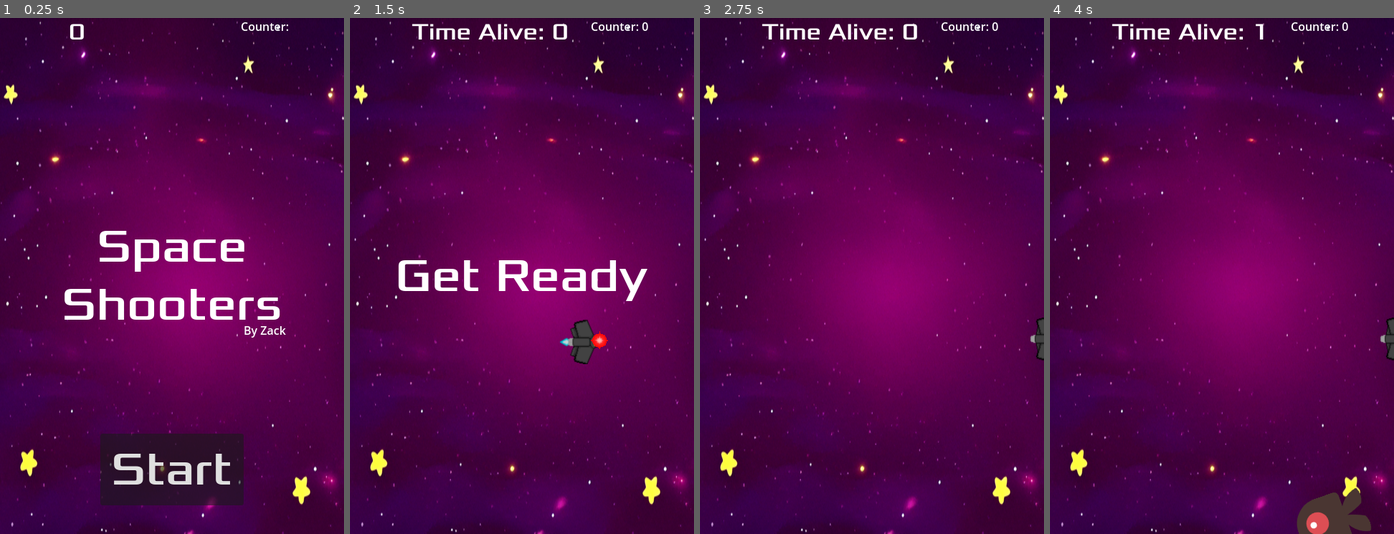
Above: before the commit, frames 1-4 (left to right).
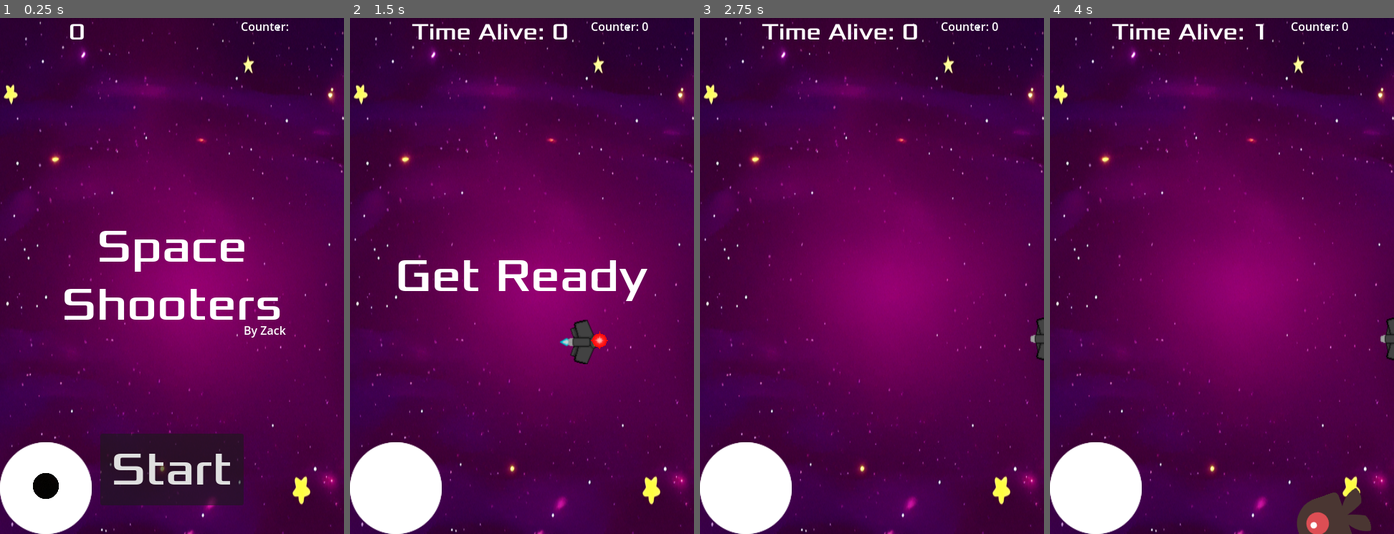
Above: after the commit, the same moments.

Repository: zack337/Capstone-Proj
Game: Godot game, scene res://Main.tscn
Two runs of this game, one before a commit and one after it. Both use one fixed random seed, a clock stepped at 60 frames per second and the inputs below.
Inputs (mouse positions are in pixels of both pictures, inside the frame that each line leads up to):
- Up to frame 1 (0.25 s): no input
- Up to frame 2 (1.5 s): click "Start" at 0.5 s; tap Enter at 1.25 s; move the mouse to (597, 250) at 1.27 s; hold Right (move_right) from 1.28 s (still down); tap Space (throw) at 1.35 s; click (597, 250) at 1.42 s
- Up to frame 3 (2.75 s): release Right (move_right) at 2 s; drag from (803, 301) to (854, 379) at 2.02 s
- Up to frame 4 (4 s): move the mouse to (1256, 162) at 2.77 s; hold Right (move_right) 2.78-3.5 s; tap Space (throw) at 2.85 s; drag from (1204, 379) to (1118, 198) at 3.52 s

The runs differ from the first frame. In frame 1, 3.8% of the frame differs, in the area x 0-27%, y 82-100%; in frame 2, 3.8%; in frame 3, 3.8%; in frame 4, 3.8%.

Commit message:
Made mobil touchscreen button and how it works

Diff:
--- a/capstone4/canvas_layer.tscn
+++ /dev/null
@@ -1,5 +0,0 @@
-[gd_scene format=3 uid="uid://ctk4udn63unxx"]
-
-[node name="CanvasLayer" type="CanvasLayer"]
-
-[node name="TouchScreenButton" type="TouchScreenButton" parent="."]
--- a/capstone4/player.gd
+++ b/capstone4/player.gd
@@ -50,3 +50,7 @@
 	elif velocity.y != 0:
 		$AnimatedSprite2D.animation = "up"
 		$AnimatedSprite2D.flip_v = velocity.y > 0
+
+
+func _on_canvas_layer_use_move_vector(move_vector):
+	_process(move_vector)
--- a/capstone4/player.tscn
+++ b/capstone4/player.tscn
@@ -1,10 +1,11 @@
-[gd_scene load_steps=8 format=3 uid="uid://culm70dh17su1"]
+[gd_scene load_steps=9 format=3 uid="uid://culm70dh17su1"]
 
 [ext_resource type="Script" path="res://player.gd" id="1_2gm7g"]
 [ext_resource type="Texture2D" uid="uid://b4y5w0xrhd71n" path="res://art/SpaceShip1.png" id="2_2sf8p"]
 [ext_resource type="Texture2D" uid="uid://dloi4k4scu42a" path="res://art/SpaceShip_L1.png" id="2_16ok8"]
 [ext_resource type="Texture2D" uid="uid://bm3u7db7u3hlo" path="res://art/SpaceShip2.png" id="3_mr7ja"]
 [ext_resource type="Texture2D" uid="uid://77suamhds508" path="res://art/SpaceShip_L3.png" id="3_ofqs7"]
+[ext_resource type="PackedScene" uid="uid://ctk4udn63unxx" path="res://touch_screen.tscn" id="6_u2l87"]
 
 [sub_resource type="SpriteFrames" id="SpriteFrames_pw85a"]
 animations = [{
@@ -52,4 +53,7 @@
 
 [node name="Marker2D" type="Marker2D" parent="."]
 
+[node name="CanvasLayer" parent="." instance=ExtResource("6_u2l87")]
+
 [connection signal="body_entered" from="." to="." method="_on_body_entered"]
+[connection signal="use_move_vector" from="CanvasLayer" to="." method="_on_canvas_layer_use_move_vector"]
--- /dev/null
+++ b/capstone4/touch_screen.gd
@@ -0,0 +1,27 @@
+extends CanvasLayer
+
+signal use_move_vector
+var move_vector = Vector2(0, 0)
+var joystick_active = false
+
+func _input(event):
+	if event is InputEventScreenTouch or event is InputEventScreenDrag:
+		if $TouchScreenButton.is_pressed():
+			move_vector = calculate_move_vector(event.position)
+			joystick_active = true
+			$InnerCircle.position = event.position
+			$InnerCircle.visible = true
+
+	if event is InputEventScreenTouch:
+		if event.pressed == false:
+			joystick_active == false
+			$InnerCircle.visible = false
+
+func _physics_process(_delta):
+	if joystick_active:
+		emit_signal("use_move_vector", move_vector)
+
+
+func calculate_move_vector(event_position):
+	var texture_center = $TouchScreenButton.position + Vector2(64, 64)
+	return (event_position - texture_center).normalized()
--- /dev/null
+++ b/capstone4/touch_screen.tscn
@@ -0,0 +1,22 @@
+[gd_scene load_steps=5 format=3 uid="uid://ctk4udn63unxx"]
+
+[ext_resource type="Script" path="res://touch_screen.gd" id="1_8cixe"]
+[ext_resource type="Texture2D" uid="uid://bud3kdsrk5wvy" path="res://art/Joystick.png" id="1_rpteq"]
+[ext_resource type="Texture2D" uid="uid://8q1kryvucvqi" path="res://art/Inner_circle.png" id="3_gw37d"]
+
+[sub_resource type="CircleShape2D" id="CircleShape2D_jdwpp"]
+radius = 57.9
+
+[node name="CanvasLayer" type="CanvasLayer"]
+script = ExtResource("1_8cixe")
+
+[node name="TouchScreenButton" type="TouchScreenButton" parent="."]
+position = Vector2(0, 592)
+scale = Vector2(1.12281, 1.12281)
+texture_normal = ExtResource("1_rpteq")
+shape = SubResource("CircleShape2D_jdwpp")
+
+[node name="InnerCircle" type="Sprite2D" parent="."]
+position = Vector2(64, 653)
+scale = Vector2(0.25, 0.25)
+texture = ExtResource("3_gw37d")
Binary file added: capstone4/art/Inner_circle.png
Not shown, added: capstone4/art/Inner_circle.png.import
Binary file added: capstone4/art/Joystick.png
Not shown, added: capstone4/art/Joystick.png.import
